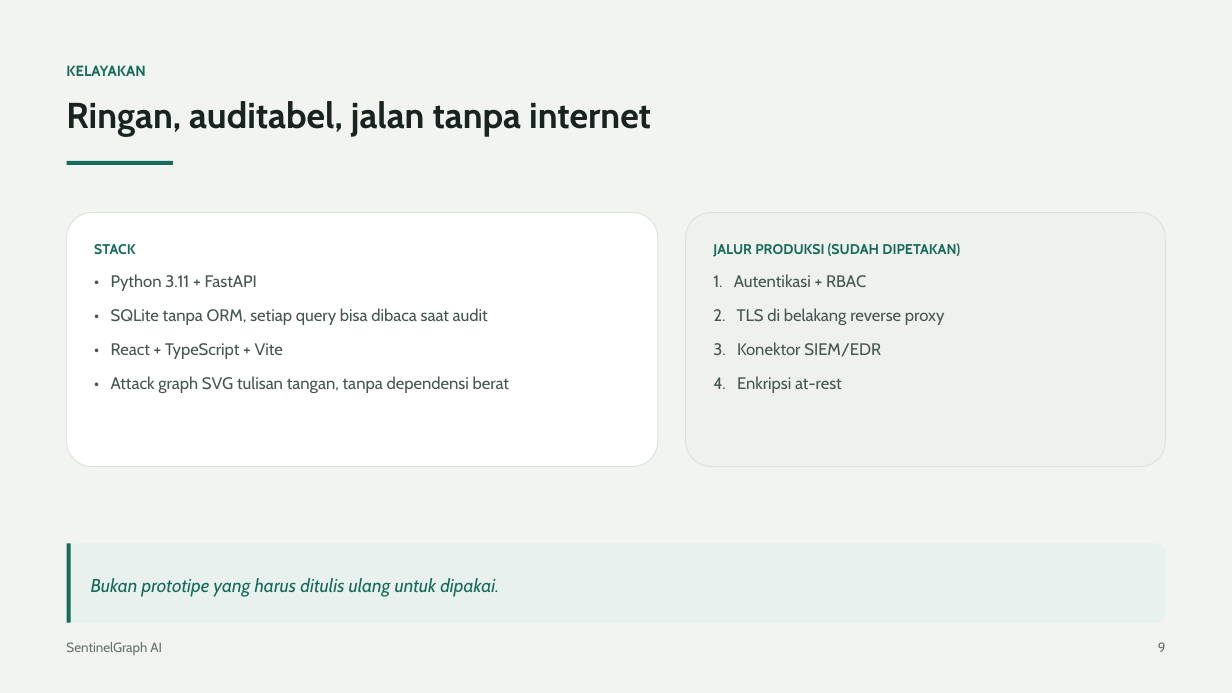
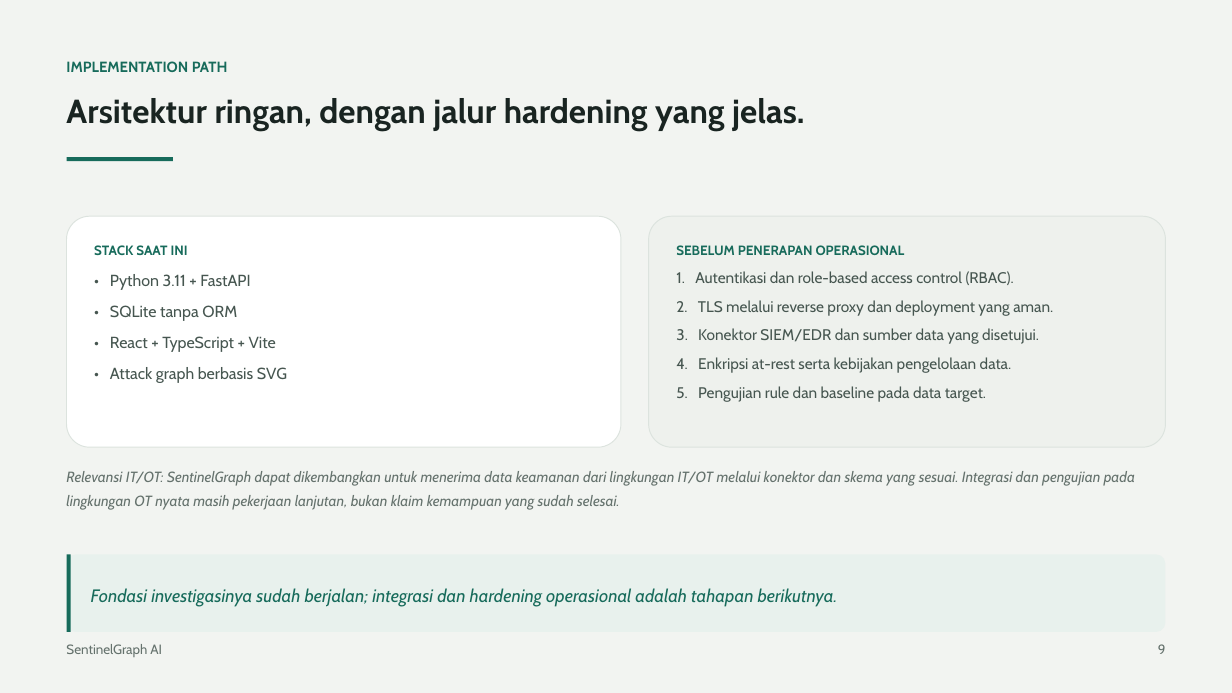
Before and after one commit to jackkd414-source/sentinel-graph-ai, a slide deck: slide 9 of docs/presentation/SentinelGraph-AI-slides.pptx. Drawn at 1232x693 pixels with LibreOffice and Linux fonts; fonts in the diff are those of the drawing. Boxes give left, top, right and bottom in pixels: in the first picture for what was removed or moved away, otherwise in the second. Text is boxed around its words. In the diff, an @@ line names an element or a change of style, - is before the commit and + after.

```diff
--- a/docs/presentation/SentinelGraph-AI-slides.pptx
+++ b/docs/presentation/SentinelGraph-AI-slides.pptx
@@ text at (x1=66, y1=61, x2=228, y2=72): text changed @@
-KELAYAKAN
+IMPLEMENTATION PATH
@@ text at (x1=66, y1=98, x2=804, y2=131): text changed; size 28 to 26 pt @@
-Ringan, auditabel, jalan tanpa internet
+Arsitektur ringan, dengan jalur hardening yang jelas.
@@ rectangle moved from (x1=67, y1=161, x2=173, y2=165) to (x1=67, y1=157, x2=173, y2=161) @@
@@ rounded rectangle resized from (x1=67, y1=213, x2=658, y2=467) to (x1=67, y1=216, x2=621, y2=447) @@
@@ rounded rectangle resized from (x1=686, y1=213, x2=1165, y2=467) to (x1=649, y1=216, x2=1165, y2=447) @@
@@ text at (x1=94, y1=245, x2=188, y2=255): text changed; size 11 to 10.5 pt @@
-STACK
+STACK SAAT INI
@@ text at (x1=676, y1=245, x2=1053, y2=402): text changed; size 13 to 12 pt @@
-JALUR PRODUKSI (SUDAH DIPETAKAN)
-1. Autentikasi + RBAC
-2. TLS di belakang reverse proxy
-3. Konektor SIEM/EDR
-4. Enkripsi at-rest
+SEBELUM PENERAPAN OPERASIONAL
+1. Autentikasi dan role-based access control (RBAC).
+2. TLS melalui reverse proxy dan deployment yang aman.
+3. Konektor SIEM/EDR dan sumber data yang disetujui.
+4. Enkripsi at-rest serta kebijakan pengelolaan data.
+5. Pengujian rule dan baseline pada data target.
@@ text at (x1=110, y1=274, x2=276, y2=352): size 13 to 12.5 pt in "• Python 3.11 + FastAPI", "• React + TypeScript + Vite"; line spacing 1.24 to 1.22; less space between paragraphs @@
@@ text at (x1=110, y1=305, x2=237, y2=321): text changed; size 13 to 12.5 pt @@
-• SQLite tanpa ORM, setiap query bisa dibaca saat audit
+• SQLite tanpa ORM
@@ text at (x1=110, y1=367, x2=287, y2=383): text changed; size 13 to 12.5 pt @@
-• Attack graph SVG tulisan tangan, tanpa dependensi berat
+• Attack graph berbasis SVG
@@ text added at (x1=66, y1=471, x2=1135, y2=510), 11.5 pt, text #65726D, italic @@
+Relevansi IT/OT: SentinelGraph dapat dikembangkan untuk menerima data keamanan dari lingkungan IT/OT melalui konektor dan skema yang sesuai. Integrasi dan pengujian pada lingkungan OT nyata masih pekerjaan lanjutan, bukan klaim kemampuan yang sudah selesai.
@@ rounded rectangle moved from (x1=67, y1=543, x2=1165, y2=623) to (x1=67, y1=555, x2=1165, y2=632) @@
@@ rectangle moved from (x1=67, y1=543, x2=70, y2=623) to (x1=67, y1=555, x2=70, y2=632) @@
@@ text removed at (x1=91, y1=578, x2=499, y2=597) @@
-Bukan prototipe yang harus ditulis ulang untuk dipakai.
@@ text added at (x1=91, y1=588, x2=838, y2=607), 14 pt, text #176B5B, italic @@
+Fondasi investigasinya sudah berjalan; integrasi dan hardening operasional adalah tahapan berikutnya.
```
Also in this commit, not shown: 5 other slides changed, 4 slides added, 4 slides removed, 2 other files.
